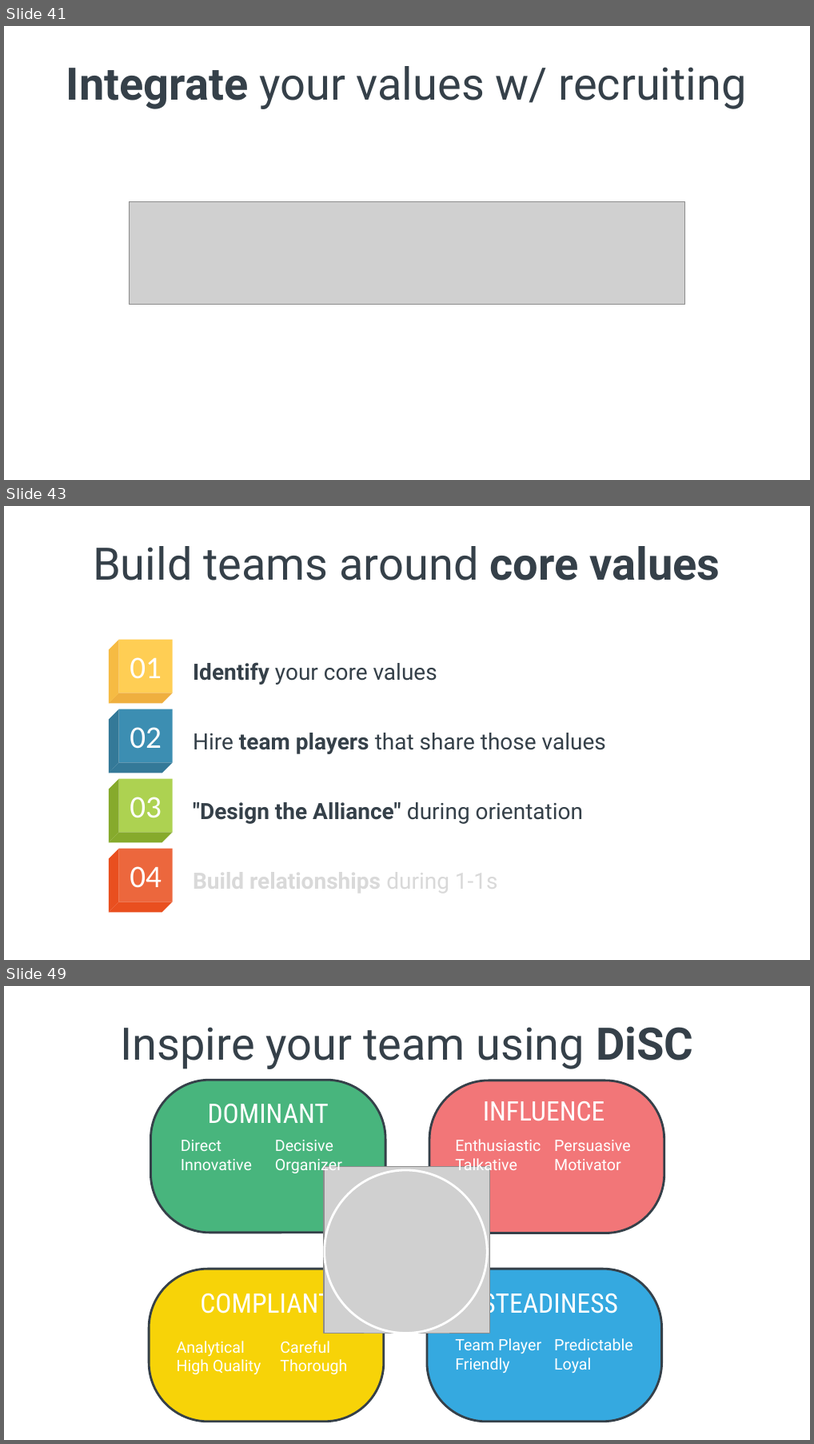
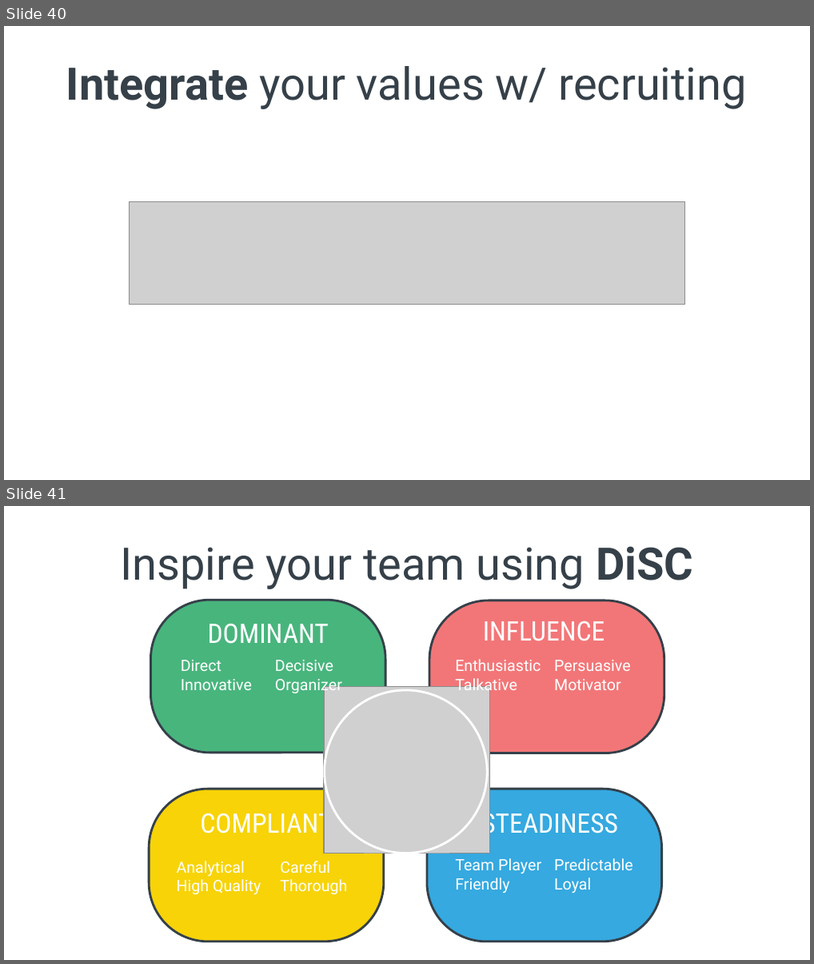
Before and after one commit to spetryjohnson/Talk---Hiring--Firing--and-Inspiring, a slide deck: Hiring, Firing, and Inspiring.pptx. Shown one above the other, each under a label of ours: slides 41, 43 and 49 before the commit, slides 40 and 41 after it; the slides between them are not shown. The pictures are 814x1444 and 814x964 pixels, drawn with LibreOffice and Linux fonts; fonts in the diff are those of the drawing; grey boxes stand for pictures. Boxes give left, top, right and bottom in pixels: in the first picture for what was removed or moved away, otherwise in the second. Text is boxed around its words. In the diff, an @@ line names an element or a change of style, - is before the commit and + after.

```diff
--- a/Hiring, Firing, and Inspiring.pptx
+++ b/Hiring, Firing, and Inspiring.pptx
@@ slide 43 removed at bbox=[4, 506, 810, 960], background #FFFFFF @@
@@ title removed at bbox=[93, 546, 721, 580] @@
-Build teams around core values
@@ freeform shape removed at bbox=[109, 639, 119, 703] @@
@@ rectangle removed at bbox=[119, 639, 173, 692] @@
@@ text removed at bbox=[130, 657, 162, 678] @@
-01
@@ text removed at bbox=[193, 662, 438, 684] @@
-Identify your core values
@@ freeform shape removed at bbox=[109, 693, 173, 704] @@
@@ freeform shape removed at bbox=[109, 709, 119, 773] @@
@@ rectangle removed at bbox=[119, 709, 173, 763] @@
@@ text removed at bbox=[130, 727, 162, 748] @@
-02
@@ text removed at bbox=[193, 732, 606, 754] @@
-Hire team players that share those values
@@ freeform shape removed at bbox=[109, 763, 173, 773] @@
@@ freeform shape removed at bbox=[109, 779, 119, 842] @@
@@ rectangle removed at bbox=[119, 779, 173, 832] @@
@@ text removed at bbox=[130, 796, 162, 817] @@
-03
@@ text removed at bbox=[193, 802, 583, 824] @@
-"Design the Alliance" during orientation
@@ freeform shape removed at bbox=[109, 832, 173, 842] @@
@@ freeform shape removed at bbox=[109, 848, 119, 912] @@
@@ rectangle removed at bbox=[119, 848, 173, 901] @@
@@ text removed at bbox=[193, 865, 498, 895] @@
-Build relationships during 1-1s
@@ text removed at bbox=[130, 866, 162, 888] @@
-04
@@ freeform shape removed at bbox=[109, 902, 173, 912] @@
@@ what was slide 41 is now slide 40 @@
@@ what was slide 49 is now slide 41 @@
```
Also in this commit, not shown: 6 slides changed, 2 slides added, 9 other slides removed, 1 other file.
